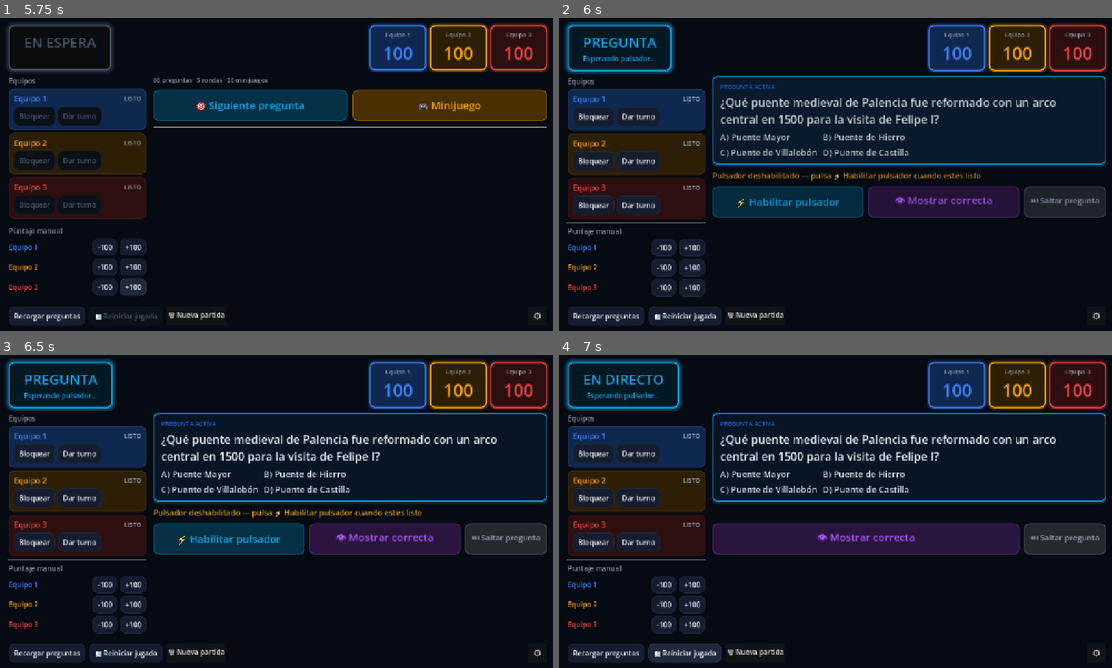
Above: before the commit, frames 1-4 (two rows, left to right).
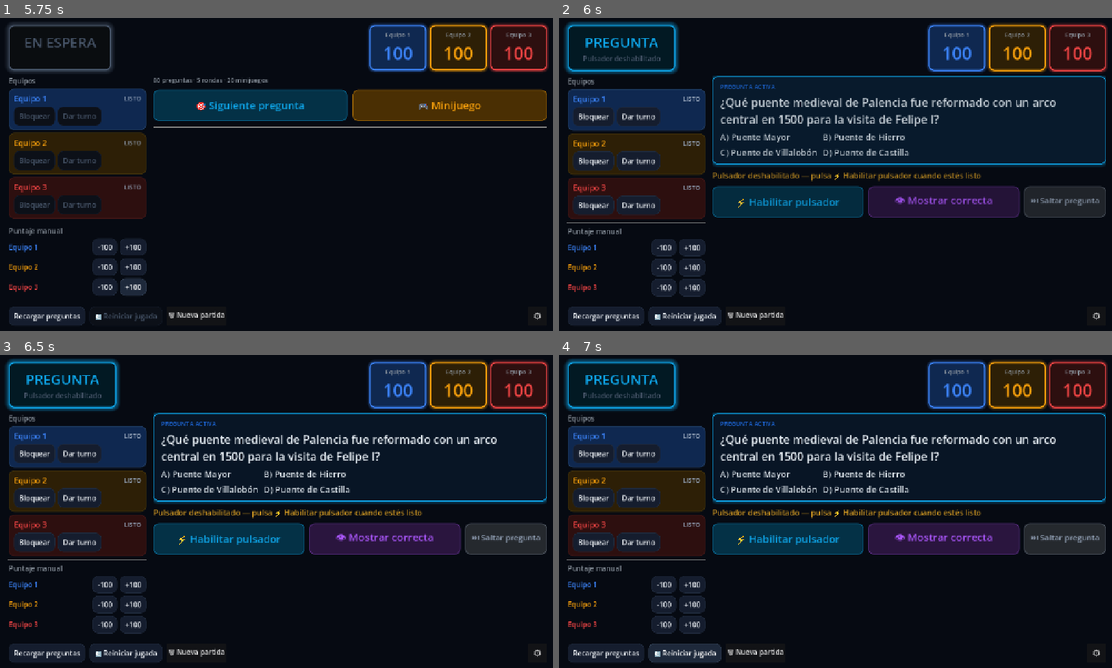
Above: after the commit, the same moments.

Repository: danielgap/touring-snake
Game: Godot game, scene res://main.tscn
Two runs of this game, one before a commit and one after it. Both use one fixed random seed, a clock stepped at 60 frames per second and the inputs below.
Inputs:
- Up to frame 1 (5.75 s): click "ENTRAR" at 0.5 s; click "-100" at 1.25 s; click "+100" at 2 s; click "-100" at 2.75 s; click "+100" at 3.5 s; click "-100" at 4.25 s; click "+100" at 5 s
- Up to frame 2 (6 s): click "🎯 Siguiente pregunta" at 5.75 s
- Up to frame 3 (6.5 s): no input
- Up to frame 4 (7 s): click "🔄 Reiniciar jugada" at 6.5 s

Frame 1 is identical in both runs. In frame 2, 0.7% of the frame differs, in the area x 4-22%, y 1-18%; in frame 3, 0.7%; in frame 4, 4.5%, in the area x 4-79%, y 1-64%.

Commit message:
fix: deferred buzzer — indicator, bypass guards, cleanup
- Buzzer indicator shows 'Pulsador deshabilitado' when not enabled
- Buzzer indicator respects buzzer_mode_enabled config
- reset_team_locks() no longer silently enables buzzer
- _publish_empty_presenter_state() resets answers_enabled + buzzer_winner
- Remove enable_buzzer_btn from all_buttons to avoid double styling

Diff:
--- a/quiz/godot/autoload/game_service.gd
+++ b/quiz/godot/autoload/game_service.gd
@@ -320,7 +320,6 @@
 	state.revealed_correct_option = ""
 	if not state.current_question.text.is_empty():
 		state.phase = Enums.GamePhase.QUESTION
-		state.answers_enabled = true
 		state.status_text = "Jugada reiniciada. Todos los equipos pueden volver a responder."
 	else:
 		state.status_text = "Bloqueos de equipos reiniciados."
@@ -809,6 +808,8 @@
 	state.answer_feedback_status = 0
 	state.correction_applied = false
 	state.pending_score_delta = {}
+	state.answers_enabled = false
+	state.buzzer_winner_team_id = 0
 	AppState.apply_game_state(state)
 	_save_presenter_session()
 	_publish_state(state)
--- a/quiz/godot/scripts/presenter/presenter_root_controller.gd
+++ b/quiz/godot/scripts/presenter/presenter_root_controller.gd
@@ -218,7 +218,6 @@
 
 	# ── Action buttons — console style ──────────────────────────────
 	var all_buttons: Array[Button] = [
-		enable_buzzer_btn,
 		reset_used_btn,
 		q_reveal_btn, reopen_btn, locked_reveal_btn, dismiss_btn,
 		refresh_btn, reset_locks_btn,
@@ -1237,10 +1236,16 @@
 	if _buzzer_indicator == null:
 		return
 	if state.phase == Enums.GamePhase.QUESTION and state.answer_authority_team_id == 0:
-		var is_rebote: bool = not state.rebote_excluded_team_ids.is_empty()
-		_buzzer_indicator.visible = true
-		_buzzer_indicator.text = "🔄 REBOTE — Esperando pulsador" if is_rebote else "Esperando pulsador..."
-		_buzzer_indicator.add_theme_color_override("font_color", PHASE_LOCKED_COLOR if is_rebote else PHASE_QUESTION_COLOR)
+		if not state.answers_enabled:
+			_buzzer_indicator.visible = true
+			_buzzer_indicator.text = "Pulsador deshabilitado"
+			_buzzer_indicator.add_theme_color_override("font_color", TEXT_MUTED)
+		else:
+			var is_rebote: bool = not state.rebote_excluded_team_ids.is_empty()
+			var pulsador_text: String = "Esperando pulsador..." if ShowConfig.get_buzzer_mode_enabled() else "Esperando respuesta..."
+			_buzzer_indicator.visible = true
+			_buzzer_indicator.text = "🔄 REBOTE — " + pulsador_text if is_rebote else pulsador_text
+			_buzzer_indicator.add_theme_color_override("font_color", PHASE_LOCKED_COLOR if is_rebote else PHASE_QUESTION_COLOR)
 	elif state.answers_enabled and state.buzzer_winner_team_id > 0 and state.phase == Enums.GamePhase.QUESTION and state.answer_authority_team_id == state.buzzer_winner_team_id:
 		_buzzer_indicator.visible = true
 		_buzzer_indicator.text = "⚡ %s pulsó primero" % ShowConfig.get_team_name(state.buzzer_winner_team_id)
